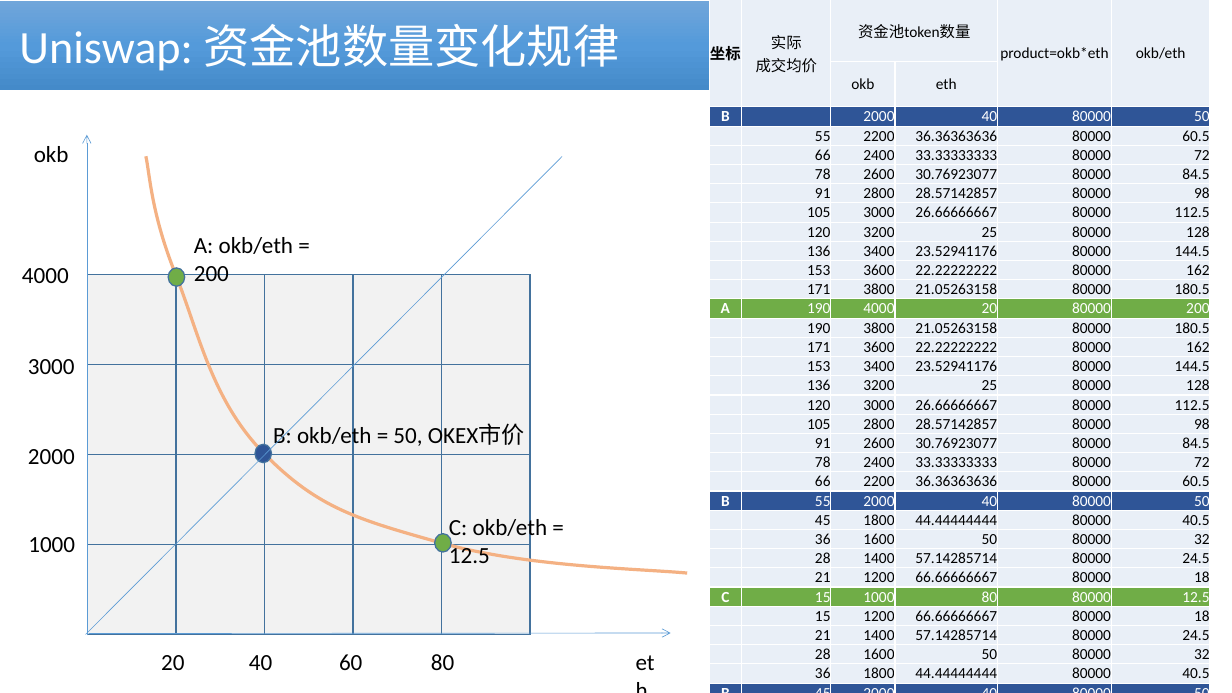
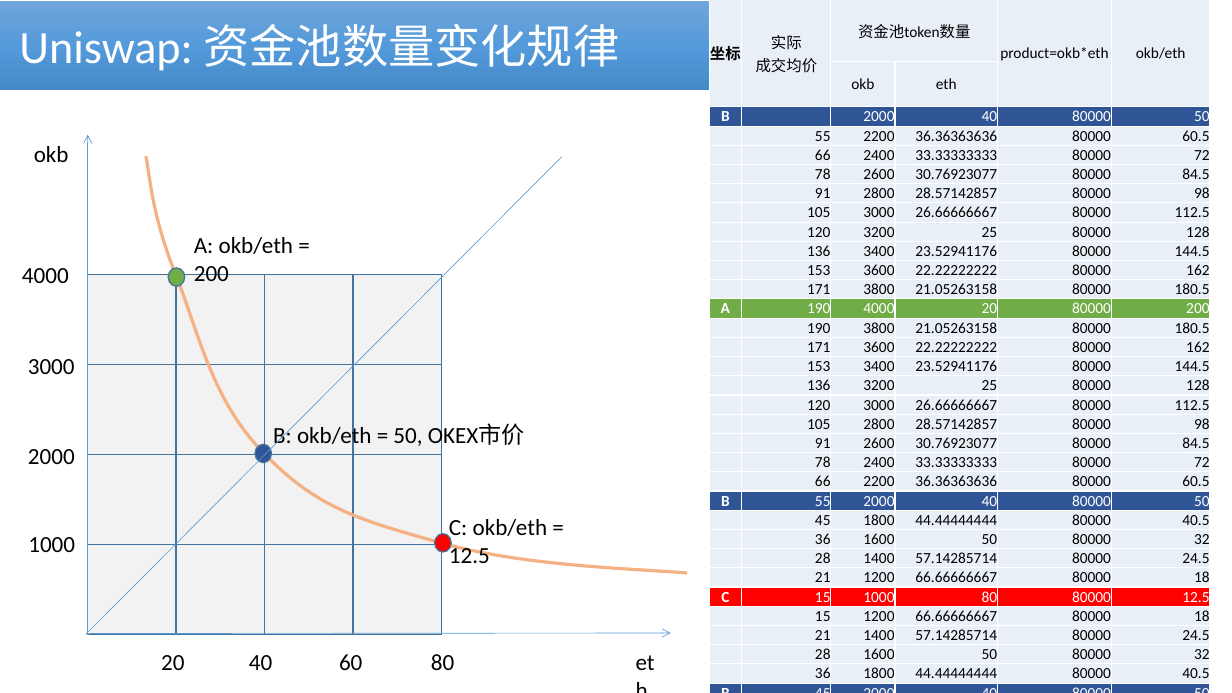
Before and after one commit to cmdpos/gaia, a slide deck: slide 18 of ppt/blockchain-dex.pptx (slide 19 before the commit). Drawn at 1232x693 pixels with LibreOffice and Linux fonts; fonts in the diff are those of the drawing. Boxes give left, top, right and bottom in pixels: in the first picture for what was removed or moved away, otherwise in the second. Text is boxed around its words. In the diff, an @@ line names an element or a change of style, - is before the commit and + after.

```diff
--- a/ppt/blockchain-dex.pptx
+++ b/ppt/blockchain-dex.pptx
@@ table at (709, 0, 1210, 685) @@
@@ fill #70AD47 to #FF0000 in row 28 @@
@@ group removed at (442, 274, 531, 634): 4 rectangles @@
@@ ellipse at (434, 534, 451, 553): fill #70AD47 to #FF0000 @@
```
Also in this commit, not shown: 14 other slides changed, 3 slides added, 3 slides removed.
